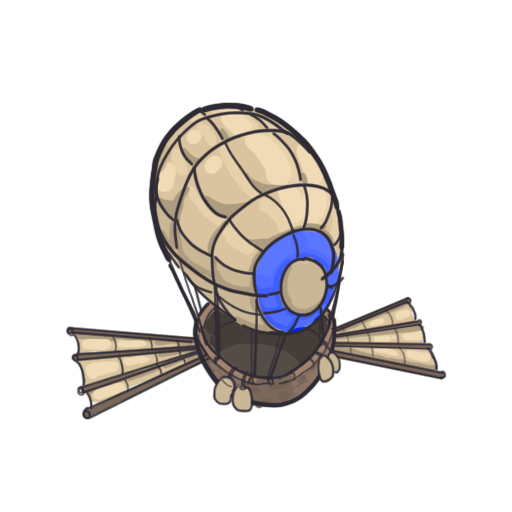
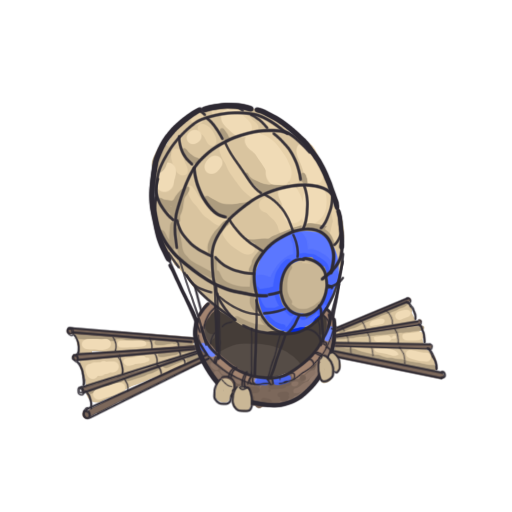
Layers edited between the first and the second (512, 512) image:
painted on "Layer 31 copy" over (x1=199, y1=325, x2=333, y2=387)
